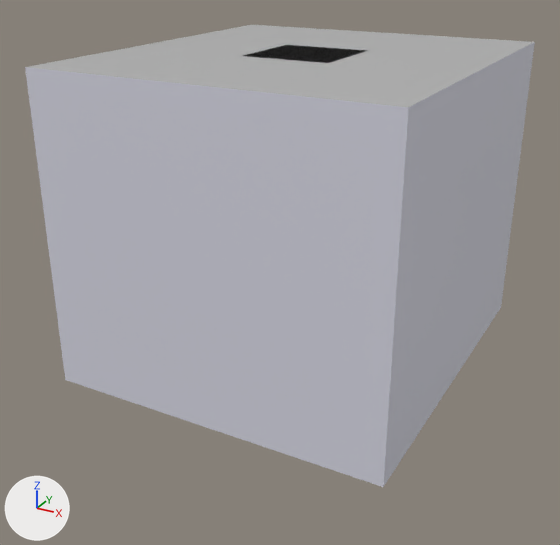
The FBX model Assets/Prefabs/EPrefabs/Elevator.fbx: old version first, new version second.
Camera for both pictures: a camera (50 mm lens) standing at (10.51, -19.7, 12.07) and looking at (0.13, -0.83, 2.64). Arrows for +X, +Y and +Z are at lower left; the lights stay in place. The picture after the commit comes second. Where no turn or scale is listed for an object, it has been applied to the vertices.

Script lines for the objects in view, before the commit:
```python
me_cube_1972 = bpy.data.meshes.new('Cube.1972')
me_cube_1972.from_pydata(...)  # 28 vertices, 25 faces; spans x -4.7..5.5, y -5.5..5.5, z -5.0..4.0
# faces by material slot: [18, 7]
me_cube_1972.materials.append(mat_e_metal)  # white #dbdbe7
me_cube_1972.materials.append(mat_metaldiamondplate)  # grey #b6b6b6
ob_elevator = bpy.data.objects.new('Elevator', me_cube_1972)
ob_elevator.location = (0.0, 0.0, 5.0)
```
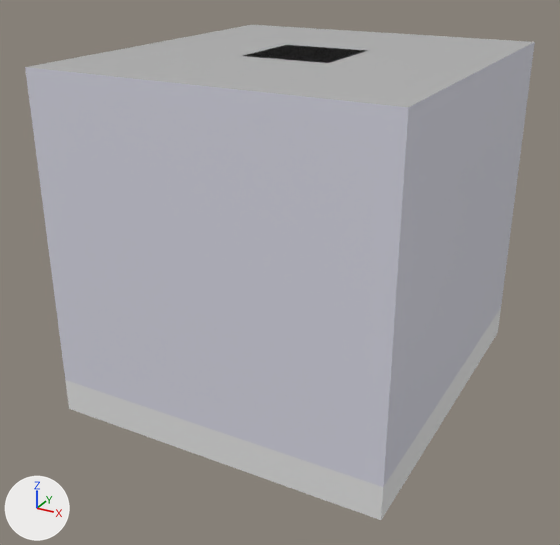
Where the change shows, as pixel boxes [x1, y1, x2, y2] in the pictures (560 x 545 px):
'E_FloorHitbox1-1', added: after [65, 308, 501, 520]

The change in detail:
Mesh me_cube_325 is new.
It is a box spanning x -4.5..5.5, y -5.5..5.5, z -1.0..0.0.
Object 'E_FloorHitbox1-1' (ob_e_floorhitbox1_1) is new; it shows me_cube_325.
Its location is (0.0, 0.0, 0.0).
